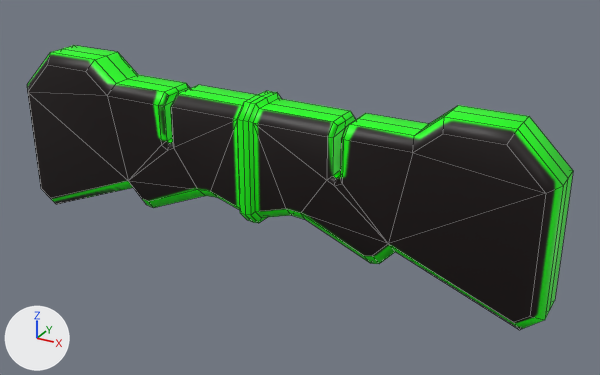
Before and after pictures for a commit that changed the FBX model Assets/Art/Models/Obstacles/Sci-Fi Duck Obstacle.fbx.
Camera for both pictures: a 50 mm lens placed at (0.0263, -0.0428, 0.0239), pointed at (0.0024, 0.0008, 0.0021). The lights are fixed; the arrows at lower left show +X, +Y and +Z. Mesh edges are drawn as thin lines. Objects named as collision shapes, trigger or cutter boxes, shadow casters or lower levels of detail are left out. Where no turn or scale is listed for an object, it has been applied to the vertices. Vertices at the same position are counted once.

The scene before the commit, as lines of its bpy script (objects in view):
```python
me_mesh = bpy.data.meshes.new('Mesh')
me_mesh.from_pydata(...)  # 234 vertices, 240 faces; spans x -0.0191..0.0191, y -0.0022..0.0022, z -0.0028..0.0092
me_mesh.materials.append(mat_lambert1)  # picture img_sci_fi_duck_obstacle_png
ob_lod0 = bpy.data.objects.new('LOD0', me_mesh)
ob_lod0.location = (0.0, 0.0, 0.0)
```
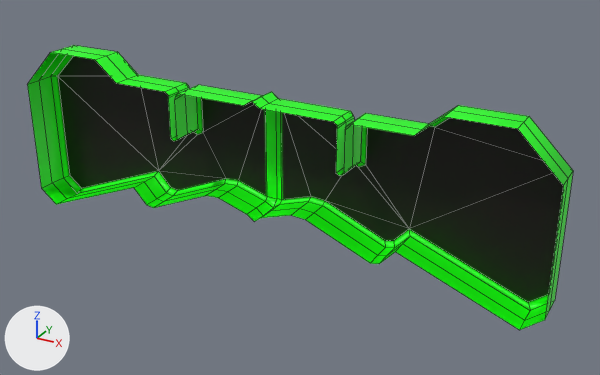
What changed in the scene script:
```text
Change me_mesh:
    used by ob_lod0; location = (0.0, 0.0, 0.0)
    remove me_mesh.from_pydata(...)  # 234 vertices, 240 faces; spans x -0.0191..0.0191, y -0.0022..0.0022, z -0.0028..0.0092
    add me_mesh.from_pydata(...)  # 176 vertices, 156 faces; spans x -0.0191..0.0191, y -0.0012..0.0018, z -0.0028..0.0092
    me_mesh part 1
    70 vertices are removed from x -0.0184..0.0184, y -0.0022..0.0022, z -0.002..0.0084
    110 faces are deleted
    12 vertices in x -0.0161..0.0161, y 0.0019, z 0.007..0.0084 move by (0.0, -0.0004, 0.0005)
    12 vertices in x -0.0176..0.0176, y 0.0019, z -0.002..0.0018 move by (0.0, -0.0004, -0.0005)
    12 vertices in x -0.0067..0.0067, y 0.0016..0.0019, z 0.004..0.0045 move by (0.0, -0.0004, 0.0)
    5 vertices in x -0.0064..0.0064, y 0.0016..0.0022, z 0.0069..0.0072 move by (0.0, -0.0004, 0.0004)
    4 vertices in x -0.0064..0.0064, y 0.0, z 0.007 move by (0.0, 0.0, 0.0004)
    3 vertices in x -0.0006..0.0006, y 0.0019..0.0022, z 0.0008..0.001 move by (0.0, -0.0004, -0.0004)
    4 vertices move from x -0.0184..0.0184, y 0.0019, z -0.0014..0.0062 to x -0.0187..0.0187, y 0.0015, z -0.0016..0.0065
    5 vertices are added at (0.0059, -0.0012, 0.0073), (0.0064, -0.0012, 0.0073), (-0.0059, -0.0012, 0.0073), (-0.0064, -0.0012, 0.0073), (0.0, -0.0012, -0.0001)
    7 new vertices lie (0.0, -0.0012, 0.0) away from vertices in x -0.0064..0.0064, y 0.0, z 0.0044..0.0081
    26 new faces join them
    me_mesh part 2: 54 kept faces spanning x -0.0191..0.0191, y 0.0011..0.0015, z -0.0028..0.0092 get new texture (UV) coordinates
```

Pixel boxes [x1, y1, x2, y2] of what changed, in the pictures (600 x 375 px):
part 1 of me_mesh, cut back: before [27, 52, 563, 330]; after [64, 88, 548, 311]
part 2 of me_mesh, surface changed: after [51, 55, 563, 311]
